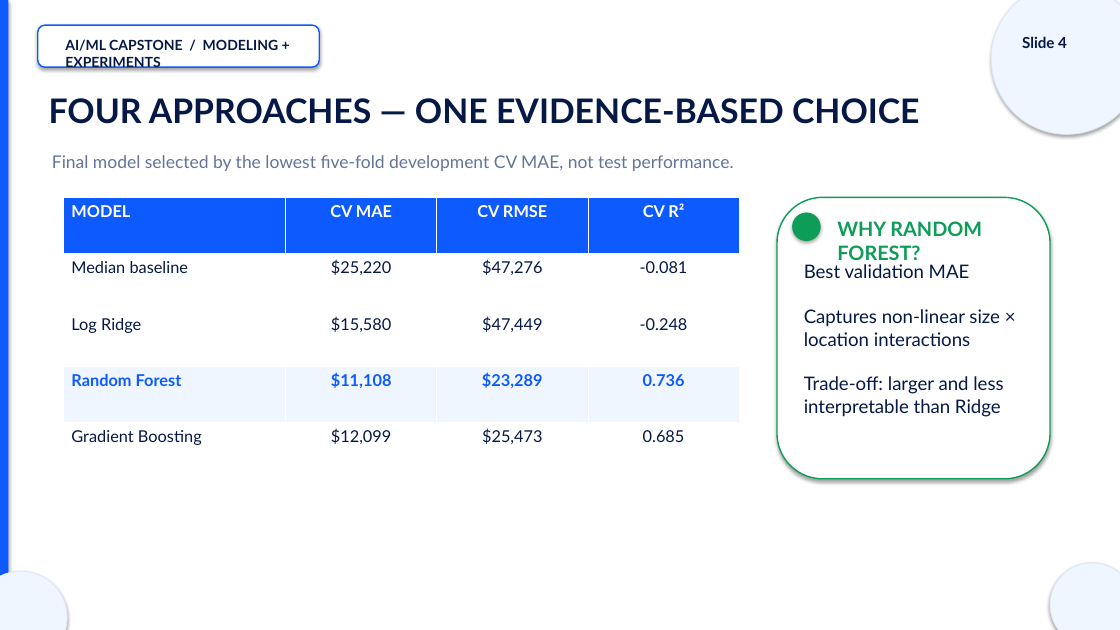
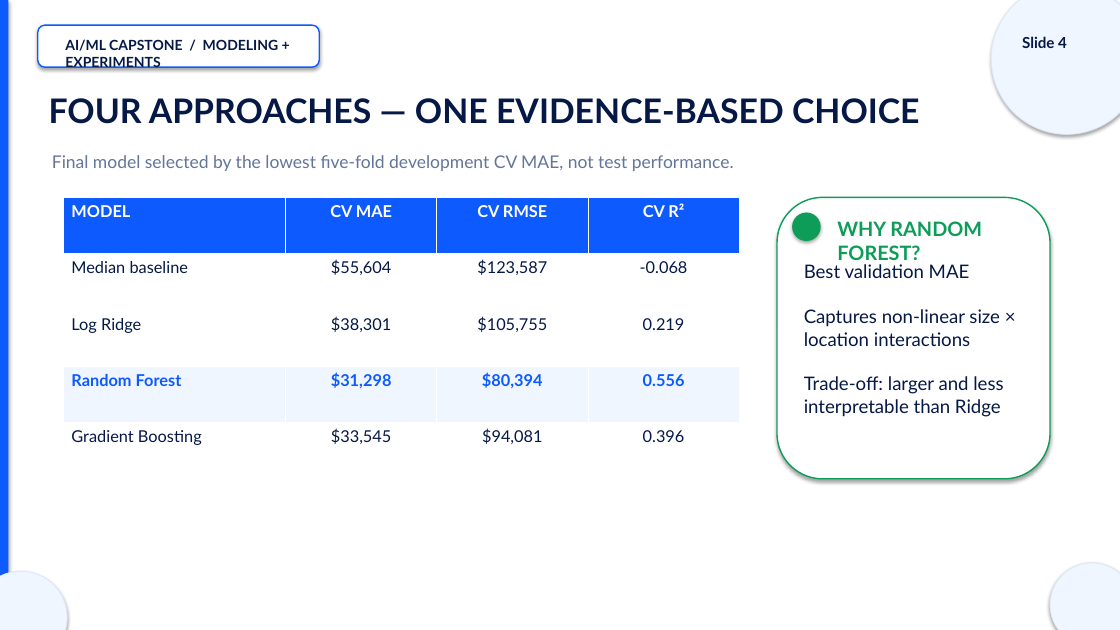
Before and after one commit to DilnuraHamdamova/tashkent-house-price-predictor, a slide deck: slide 4 of presentation/Tashkent_House_Price_Defense.pptx. Drawn at 1120x630 pixels with LibreOffice and Linux fonts; fonts in the diff are those of the drawing. Boxes give left, top, right and bottom in pixels: in the first picture for what was removed or moved away, otherwise in the second. Text is boxed around its words. In the diff, an @@ line names an element or a change of style, - is before the commit and + after.

```diff
--- a/presentation/Tashkent_House_Price_Defense.pptx
+++ b/presentation/Tashkent_House_Price_Defense.pptx
@@ table at box(63, 197, 739, 479) @@
-row 2: Median baseline | $25,220 | $47,276 | -0.081
+row 2: Median baseline | $55,604 | $123,587 | -0.068
-row 3: Log Ridge | $15,580 | $47,449 | -0.248
+row 3: Log Ridge | $38,301 | $105,755 | 0.219
-row 4: Random Forest | $11,108 | $23,289 | 0.736
+row 4: Random Forest | $31,298 | $80,394 | 0.556
-row 5: Gradient Boosting | $12,099 | $25,473 | 0.685
+row 5: Gradient Boosting | $33,545 | $94,081 | 0.396
```
Also in this commit, not shown: 9 other slides changed, 40 other files.
